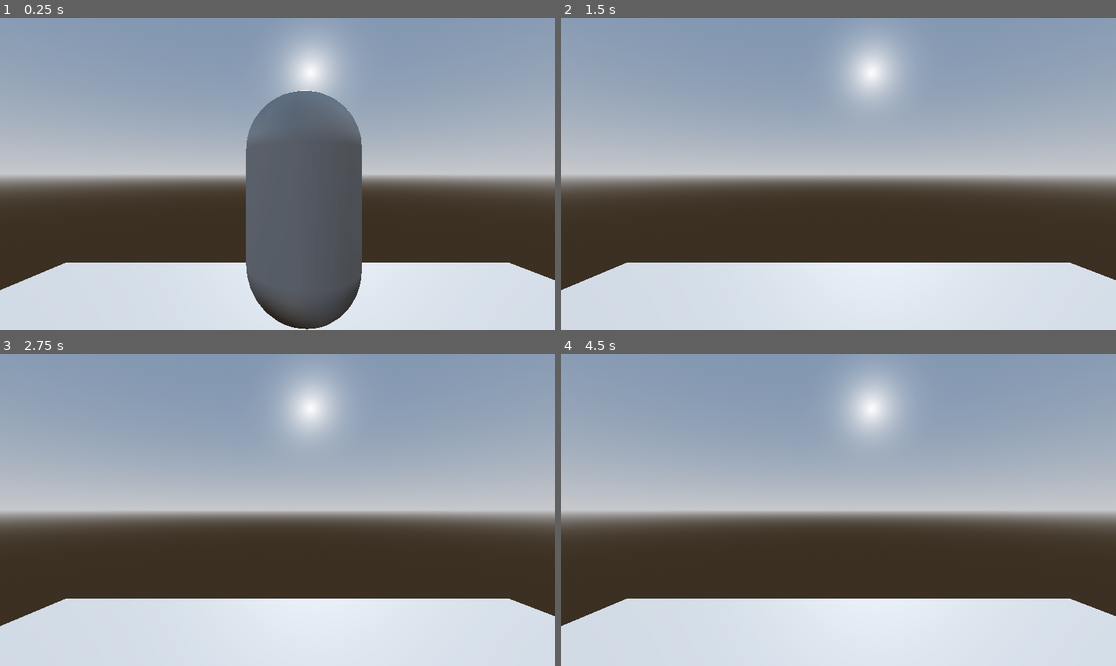
Above: before the commit, frames 1-4 (two rows, left to right).
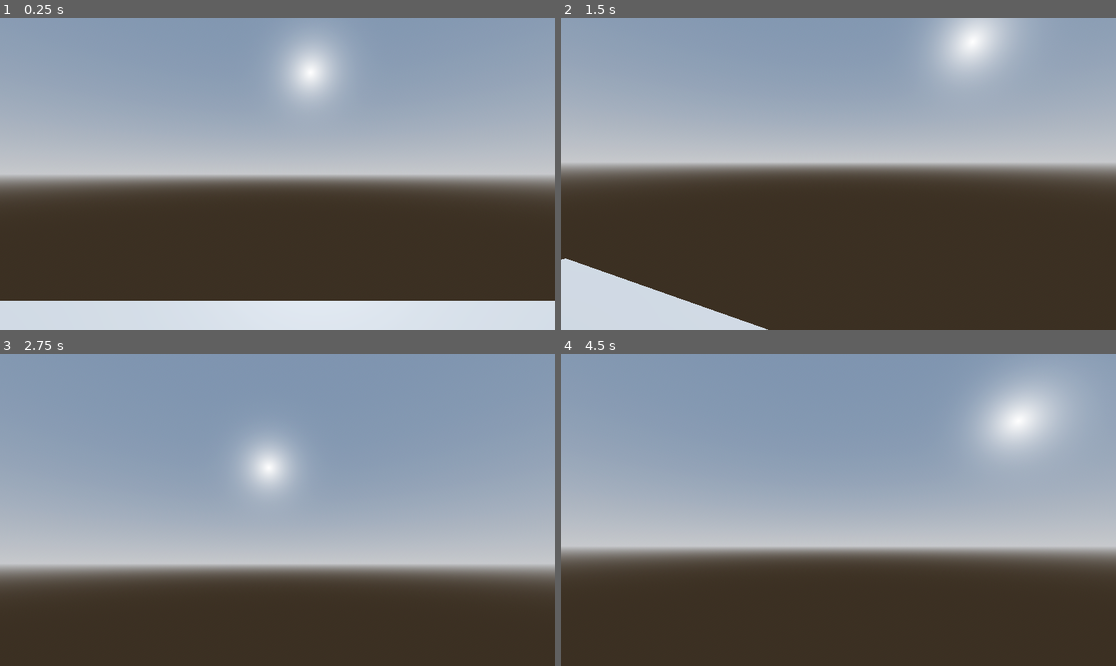
Above: after the commit, the same moments.

Repository: removeableox/Santiago
Game: Godot game, scene res://level.tscn
Same seed, same stepped clock (60 frames per second), same inputs: the game is played once before the commit and once after it.
Inputs (mouse positions are in pixels of both pictures, inside the frame that each line leads up to):
- Up to frame 1 (0.25 s): no input
- Up to frame 2 (1.5 s): move the mouse to (960, 158) at 0.52 s; hold D (move_right) 0.53-1.28 s; tap Space (move_jump) at 0.77 s; move the mouse to (727, 189) at 1.27 s; hold S (move_back) from 1.28 s (still down)
- Up to frame 3 (2.75 s): tap Space (move_jump) at 1.52 s; move the mouse to (333, 441) at 2.02 s; release S (move_back) at 2.03 s; hold D (move_right) from 2.03 s (still down)
- Up to frame 4 (4.5 s): tap Enter at 2.75, 4.25 s; move the mouse to (810, 572) at 2.77 s; release D (move_right) at 2.78 s; hold W (move_forward) 2.78-3.53 s; tap Space (move_jump) at 3.02, 3.5, 3.77 s; move the mouse to (1005, 556) at 3.52 s; hold A (move_left) from 3.53 s (still down); move the mouse to (672, 463) at 4.27 s

The runs differ from the first frame. In frame 1, 23% of the frame differs, in the area x 0-100%, y 23-100%; in frame 2, 30%; in frame 3, 58%, in the area x 0-100%, y 3-100%; in frame 4, 48%.

Commit message:
Set up first person

Diff:
--- /dev/null
+++ b/Camera3D.gd
@@ -0,0 +1,16 @@
+extends Camera3D
+
+
+# Called when the node enters the scene tree for the first time.
+func _ready():
+	Input.set_mouse_mode(Input.MOUSE_MODE_CAPTURED)
+
+
+# Called every frame. 'delta' is the elapsed time since the previous frame.
+func _process(_delta):
+	position = get_node("/root/Node3D/Player").global_transform.origin
+
+func _input(event):
+	if event is InputEventMouseMotion:
+		rotate(Vector3.UP, -event.relative.x * 0.001)
+		rotate_object_local(Vector3.RIGHT, -event.relative.y * 0.001)
--- a/Player.gd
+++ b/Player.gd
@@ -1,7 +1,7 @@
 extends RigidBody3D
 
 # Variables
-var jump_force = 20.0  # Adjust as needed for the jump height
+var jump_force = 7.0  # Adjust as needed for the jump height
 var is_on_ground = false  # Track whether the character is on the ground
 
 # Called when the node enters the scene tree for the first time.
--- a/level.tscn
+++ b/level.tscn
@@ -1,6 +1,7 @@
-[gd_scene load_steps=8 format=3 uid="uid://hwvmw4adv4xv"]
+[gd_scene load_steps=9 format=3 uid="uid://hwvmw4adv4xv"]
 
 [ext_resource type="PackedScene" uid="uid://xbeuqx4mer0q" path="res://player.tscn" id="1_5s8x2"]
+[ext_resource type="Script" path="res://Camera3D.gd" id="1_d1thp"]
 
 [sub_resource type="ProceduralSkyMaterial" id="ProceduralSkyMaterial_2e0rw"]
 sky_horizon_color = Color(0.64625, 0.65575, 0.67075, 1)
@@ -36,6 +37,7 @@
 [node name="Camera3D" type="Camera3D" parent="."]
 transform = Transform3D(1, 0, 0, 0, 1, 0, 0, 0, 1, -0.223, 2, -0.018)
 fov = 70.5364
+script = ExtResource("1_d1thp")
 
 [node name="MeshInstance3D" type="MeshInstance3D" parent="."]
 transform = Transform3D(1, 0, 0, 0, 1, 0, 0, 0, 1, 0, 0, 0.0137479)
